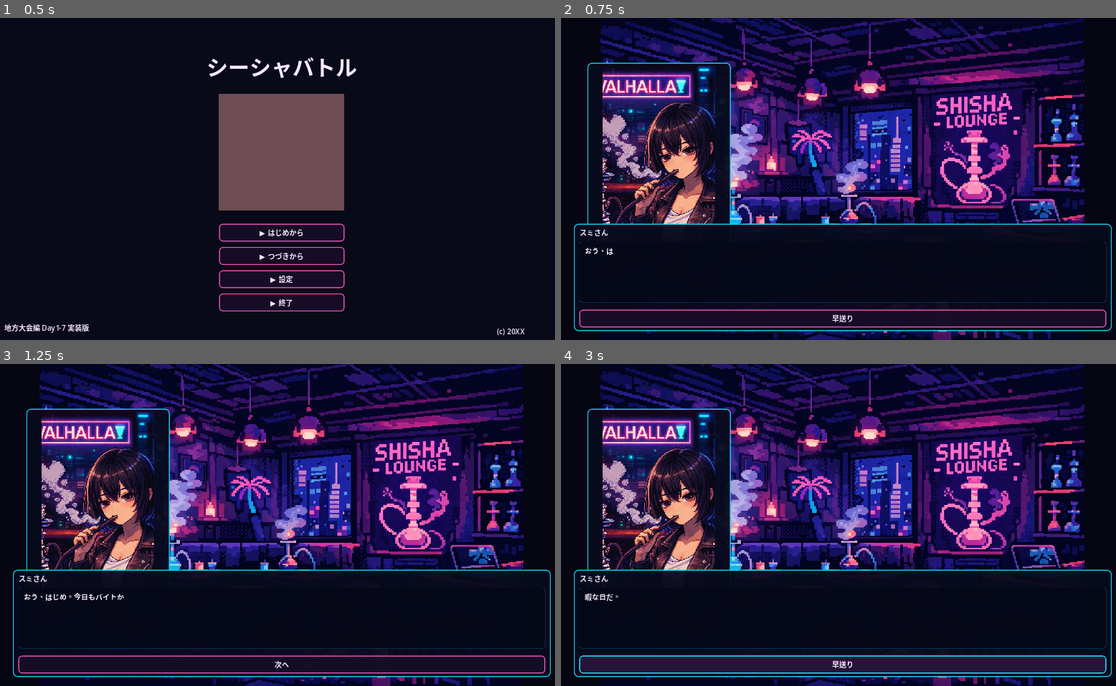
Above: before the commit, frames 1-4 (two rows, left to right).
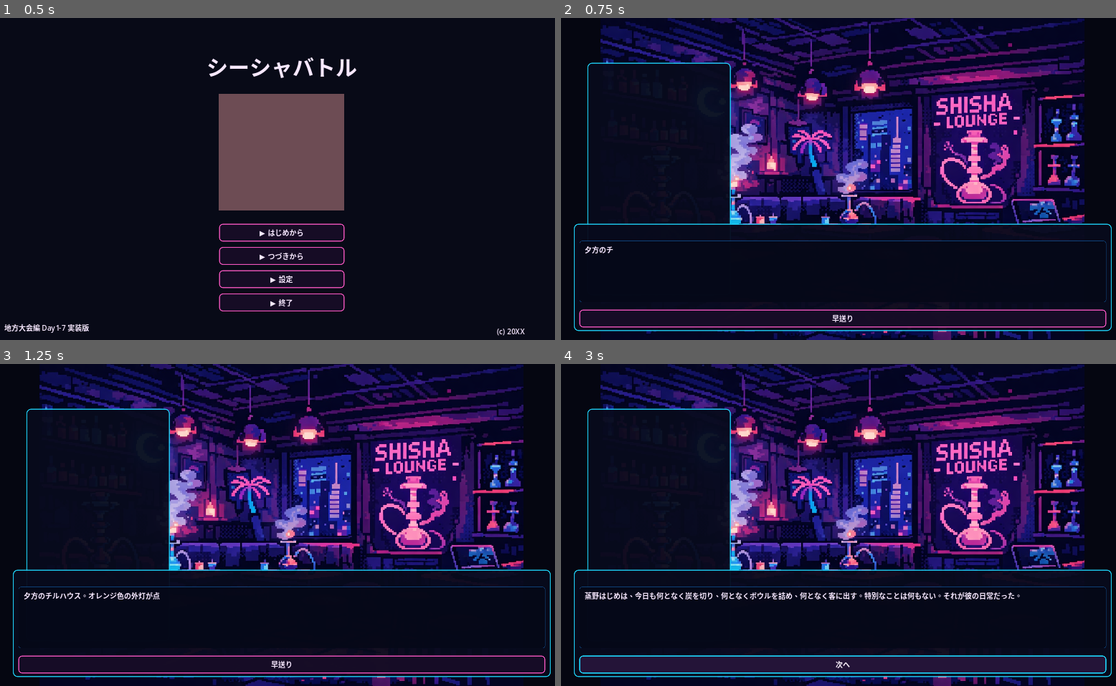
Above: after the commit, the same moments.

Repository: haseatsu114514-dot/shisha-game
Game: Godot game, scene res://scenes/title/title_screen.tscn
The game is run twice, just before and just after one commit, with the same random seed, the same clock (stepped at 60 frames per second) and the same inputs.
Inputs:
- Up to frame 1 (0.5 s): no input
- Up to frame 2 (0.75 s): click "▶ はじめから" at 0.5 s
- Up to frame 3 (1.25 s): no input
- Up to frame 4 (3 s): click "次へ" (after the commit: "早送り") at 1.25 s; click "早送り" (after the commit: "次へ") at 2 s; click "次へ" (after the commit: "早送り") at 2.75 s

Frame 1 is identical in both runs. In frame 2, 7.4% of the frame differs, in the area x 3-99%, y 14-89%; in frame 3, 7.7%; in frame 4, 8.3%, in the area x 3-99%, y 14-95%.

Commit message:
第1章にナレーション・心の声テキストを追加
- dialogue_box.gd: narration（情景描写）と inner（心の声）の表示ロジックを追加
  - ポートレート非表示、speaker名をそれぞれ「」と「心の声」に設定
- ch1_main.json: オープニング・Day5・Day7にナレーションと心の声を大幅追加
- ch1_sumi.json: チュートリアルシーンに情景描写とはじめの心の声を追加
- ch1_adam.json: アダム初遭遇に情景描写・印象・心理描写を追加
- ch1_nishio.json: にしお初遭遇に情景描写・印象・心理描写を追加
- ch1_ryuji.json: リュウジ初遭遇に情景描写・印象・心理描写を追加

https://claude.ai/code/session_01AGNx4gfTBix2vRwseCfMjw

Diff:
--- a/data/dialogue/ch1_adam.json
+++ b/data/dialogue/ch1_adam.json
@@ -3,7 +3,12 @@
     {
       "dialogue_id": "ch1_adam_first",
       "lines": [
-        {"speaker": "adam", "face": "silent", "text": "…何か用か"}
+        {"speaker": "narration", "text": "薄暗い店の奥。一人の男がカウンターに座っている。目の前にはシーシャが一台。ダブルアップルの濃厚な香りが漂っていた。"},
+        {"speaker": "inner", "text": "……なんだあの人。すごい集中してる。話しかけていいのか？"},
+        {"speaker": "adam", "face": "silent", "text": "…何か用か"},
+        {"speaker": "inner", "text": "目が怖い。でも……シーシャに向かうときの手つきが、妙に丁寧だ。"},
+        {"speaker": "narration", "text": "アダム。ダブルアップル一本の男。他のフレーバーは一切使わない。一つの味の中に、無限の深さを追い求めている。"},
+        {"speaker": "inner", "text": "ダブルアップルだけって……正直、狂気だと思う。でも、あの煙を見てると分かる。この人は「自分のシーシャ」を持ってる。俺にはない何かだ。"}
       ]
     }
   ]
--- a/data/dialogue/ch1_main.json
+++ b/data/dialogue/ch1_main.json
@@ -3,14 +3,25 @@
     {
       "dialogue_id": "ch1_opening",
       "lines": [
+        {"speaker": "narration", "text": "夕方のチルハウス。オレンジ色の外灯が点き、水タバコのゴボゴボという音が店内に柔らかく響いている。"},
+        {"speaker": "narration", "text": "蒸野はじめは、今日も何となく炭を切り、何となくボウルを詰め、何となく客に出す。特別なことは何もない。それが彼の日常だった。"},
+        {"speaker": "inner", "text": "……今日も暇だな。炭切って、詰めて、出す。その繰り返し。"},
+        {"speaker": "narration", "text": "常連のおじいさんが帰り際に「今日の、良かったよ」と小さく言った。"},
+        {"speaker": "hajime", "face": "normal", "text": "ありがとうございます"},
+        {"speaker": "inner", "text": "……なんだろ。こういうの、ちょっとだけ嬉しい。でもそれが何なのかは、よく分かんない。"},
+        {"speaker": "narration", "text": "閉店作業。最後の客が帰り、店内に静けさが戻る。カウンターを拭いていたスミさんが、唐突に口を開いた。"},
         {"speaker": "sumi", "face": "normal", "text": "おう、はじめ。今日もバイトか"},
         {"speaker": "hajime", "face": "normal", "text": "っす。いらっしゃいませー…って誰もいないっすね"},
         {"speaker": "sumi", "face": "serious", "text": "暇な日だ。…なあ、一つ聞いていいか"},
         {"speaker": "hajime", "face": "normal", "text": "なんすか"},
         {"speaker": "sumi", "face": "serious", "text": "お前、大会出てみる気ねえか"},
         {"speaker": "hajime", "face": "surprise", "text": "大会？シーシャの？俺が？無理っすよ"},
+        {"speaker": "inner", "text": "大会って……あのガチのやつだよな。テレビとかでやってるシーシャバトル。俺がそんなとこ出たって何もできないだろ。"},
         {"speaker": "sumi", "face": "serious", "text": "無理かどうかは出てから決めろ。お前の煙、俺は好きだ"},
+        {"speaker": "inner", "text": "「好きだ」って……何がだよ。俺、別に何も考えないで作ってるだけなのに。"},
         {"speaker": "hajime", "face": "sad", "text": "……"},
+        {"speaker": "narration", "text": "スミさんの目は真剣だった。冗談で言っている空気じゃない。"},
+        {"speaker": "inner", "text": "……スミさんがここまで言うの、珍しいな。どうする……？"},
         {
           "type": "choice",
           "id": "opening_choice",
@@ -22,25 +33,44 @@
       ],
       "branches": {
         "accept": [
-          {"speaker": "sumi", "face": "smile", "text": "よし。1週間後だ。準備しろ"}
+          {"speaker": "sumi", "face": "smile", "text": "よし。1週間後だ。準備しろ"},
+          {"speaker": "inner", "text": "……なんで「やる」って言ったんだろ。自分でもよく分かんない。でもスミさんの「好きだ」が、なんか引っかかった。"},
+          {"speaker": "narration", "text": "スミさんはそれだけ言って、カウンターを拭き始めた。いつもと変わらない閉店後の風景。でも、何かが少しだけ変わった気がした。"}
         ],
         "hesitate": [
-          {"speaker": "sumi", "face": "serious", "text": "考えてる暇はねえ。1週間後だ"}
+          {"speaker": "sumi", "face": "serious", "text": "考えてる暇はねえ。1週間後だ"},
+          {"speaker": "inner", "text": "……結局、スミさんに押し切られた。いつもそうだ。でも嫌じゃないのは何でだろ。"},
+          {"speaker": "narration", "text": "優しいの意味が分からないまま、よく分からないまま出場が決まった。"}
         ]
       }
     },
     {
       "dialogue_id": "ch1_day5_sumi_story",
       "lines": [
+        {"speaker": "narration", "text": "大会まであと2日。夜のチルハウスは静かだった。客が引けた後、スミさんが珍しく自分用にシーシャを準備している。"},
+        {"speaker": "inner", "text": "スミさんが自分で吸うの、あんまり見ないな……。何か考えてる顔だ。"},
         {"speaker": "sumi", "face": "thinking", "text": "大会ってのは、勝つためだけに出るもんじゃねえ"},
+        {"speaker": "inner", "text": "……急にどうしたんだ。スミさんがこういう話し方するときは、大体何か深いことを言おうとしてる。"},
         {"speaker": "hajime", "face": "normal", "text": "…何かあったんすか、昔"},
-        {"speaker": "sumi", "face": "serious", "text": "その話は、また今度だ"}
+        {"speaker": "narration", "text": "スミさんの手が一瞬止まった。煙が細く天井に向かって消えていく。"},
+        {"speaker": "sumi", "face": "serious", "text": "その話は、また今度だ"},
+        {"speaker": "inner", "text": "……踏み込んじゃいけない顔だった。スミさんにも、何かあるんだ。俺の知らない、何か。"},
+        {"speaker": "narration", "text": "それ以上は聞けなかった。二人の間に、シーシャの煙だけが漂っている。"}
       ]
     },
     {
       "dialogue_id": "ch1_day7_last_night",
       "lines": [
-        {"speaker": "hajime", "face": "serious", "text": "明日はいよいよ大会だ…"}
+        {"speaker": "narration", "text": "大会前夜。チルハウスの閉店後、はじめは一人で店に残っていた。"},
+        {"speaker": "narration", "text": "カウンターの向こうに、使い慣れたボウルとトングが並んでいる。明日、これを持って会場に行く。"},
+        {"speaker": "inner", "text": "明日はいよいよ大会だ……。"},
+        {"speaker": "hajime", "face": "serious", "text": "明日はいよいよ大会だ…"},
+        {"speaker": "inner", "text": "この1週間、色んな人に会った。シーシャが好きだと言い切れるやつ。ダブルアップルだけで勝負するやつ。シーシャに人生を賭けてるやつ。"},
+        {"speaker": "inner", "text": "みんな「自分のシーシャ」を持ってる。俺にはそれがない。"},
+        {"speaker": "inner", "text": "……でも、スミさんは俺の煙が好きだって言った。あの言葉の意味、まだ分かんないけど。"},
+        {"speaker": "narration", "text": "窓の外、街灯がぼんやりと光っている。明日の準備は、とっくに終わっている。"},
+        {"speaker": "inner", "text": "今の俺にできることをやるしかない。それだけだ。"},
+        {"speaker": "narration", "text": "はじめは店の鍵をかけて、夜の街に歩き出した。少しだけ、足取りが軽い気がした。"}
       ]
     }
   ]
--- a/data/dialogue/ch1_nishio.json
+++ b/data/dialogue/ch1_nishio.json
@@ -3,7 +3,12 @@
     {
       "dialogue_id": "ch1_nishio_first",
       "lines": [
-        {"speaker": "nishio", "face": "smile", "text": "あれ、お前…チルハウスのやつじゃん。偵察かよ笑"}
+        {"speaker": "narration", "text": "繁華街の外れにあるシーシャバー。入り口でチラシを配っている男がいた。派手な髪色に、人懐っこい笑顔。"},
+        {"speaker": "nishio", "face": "smile", "text": "あれ、お前…チルハウスのやつじゃん。偵察かよ笑"},
+        {"speaker": "inner", "text": "バレた。いや、別に偵察ってわけじゃないんだけど……。"},
+        {"speaker": "narration", "text": "にしお。地元では名の知れたシーシャ屋の看板スタッフ。客あしらいが上手く、常連が多い。"},
+        {"speaker": "inner", "text": "こういうタイプ、苦手だな……。でも嫌な感じはしない。なんか、こっちまで笑っちゃいそうになる。"},
+        {"speaker": "inner", "text": "人を楽しませるのが上手い人って、それだけで才能だよな。俺にはないやつだ。"}
       ]
     }
   ]
--- a/data/dialogue/ch1_ryuji.json
+++ b/data/dialogue/ch1_ryuji.json
@@ -3,7 +3,13 @@
     {
       "dialogue_id": "ch1_ryuji_first",
       "lines": [
-        {"speaker": "ryuji", "face": "shout", "text": "おう！！客か！！…え、大会出るのか！？ 仲間じゃねえか！！"}
+        {"speaker": "narration", "text": "下町のシーシャカフェ。入った瞬間、腕に刺青のある大柄な男と目が合った。"},
+        {"speaker": "inner", "text": "うわ……めちゃくちゃ怖い人がいる。帰りたい。"},
+        {"speaker": "ryuji", "face": "shout", "text": "おう！！客か！！…え、大会出るのか！？ 仲間じゃねえか！！"},
+        {"speaker": "inner", "text": "……怖いけど、めちゃくちゃいい人なのかもしれない。声がデカすぎるだけで。"},
+        {"speaker": "narration", "text": "リュウジ。元暴走族。腕には過去の名残が刻まれている。でもシーシャを作るときの手つきは、誰より丁寧だった。"},
+        {"speaker": "inner", "text": "この人、人生で一番大事なものを見つけたんだな。目を見れば分かる。覚悟のある目だ。"},
+        {"speaker": "inner", "text": "好きもない。覚悟もない。……「俺には何もない」が、また一つ深くなった気がする。"}
       ]
     }
   ]
--- a/data/dialogue/ch1_sumi.json
+++ b/data/dialogue/ch1_sumi.json
@@ -3,8 +3,12 @@
     {
       "dialogue_id": "ch1_sumi_tutorial",
       "lines": [
+        {"speaker": "narration", "text": "翌朝。チルハウスのカウンターで、スミさんが腕を組んでこちらを見ている。"},
         {"speaker": "sumi", "face": "normal", "text": "昼と夜で1回ずつ行動できる。無駄にするなよ"},
-        {"speaker": "sumi", "face": "smile", "text": "店での経験も、ライバルの情報も全部武器になる"}
+        {"speaker": "inner", "text": "行動って……何すればいいんだ。バイト以外に大会の準備なんてしたことない。"},
+        {"speaker": "sumi", "face": "smile", "text": "店での経験も、ライバルの情報も全部武器になる"},
+        {"speaker": "inner", "text": "武器、か。俺にはそんなもの何もないけど……とりあえず、言われた通りやってみるか。"},
+        {"speaker": "narration", "text": "スミさんは満足そうに頷くと、カウンターの奥に戻っていった。大会まで、あと7日。"}
       ]
     }
   ]
--- a/scripts/ui/dialogue_box.gd
+++ b/scripts/ui/dialogue_box.gd
@@ -30,7 +30,9 @@
 	"adam": "アダム",
 	"ryuji": "リュウジ",
 	"tsumugi": "つむぎ",
-	"packii": "パッキー"
+	"packii": "パッキー",
+	"narration": "",
+	"inner": "心の声",
 }
 
 
@@ -197,7 +199,7 @@
 
 func _update_portrait(line: Dictionary) -> void:
 	var speaker = str(line.get("speaker", ""))
-	if speaker == "":
+	if speaker == "" or speaker == "narration" or speaker == "inner":
 		portrait_rect.visible = false
 		portrait_rect.texture = null
 		return
